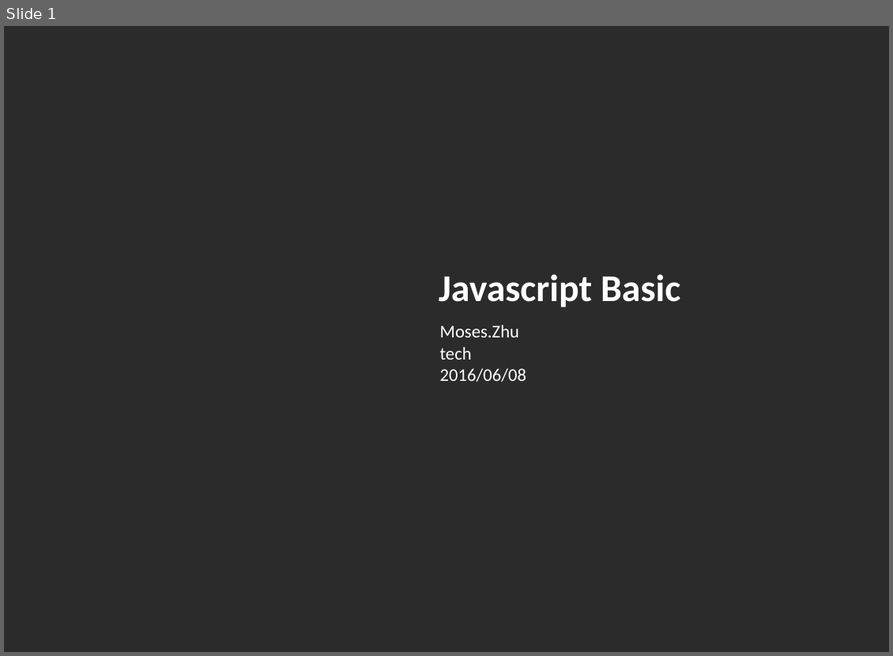
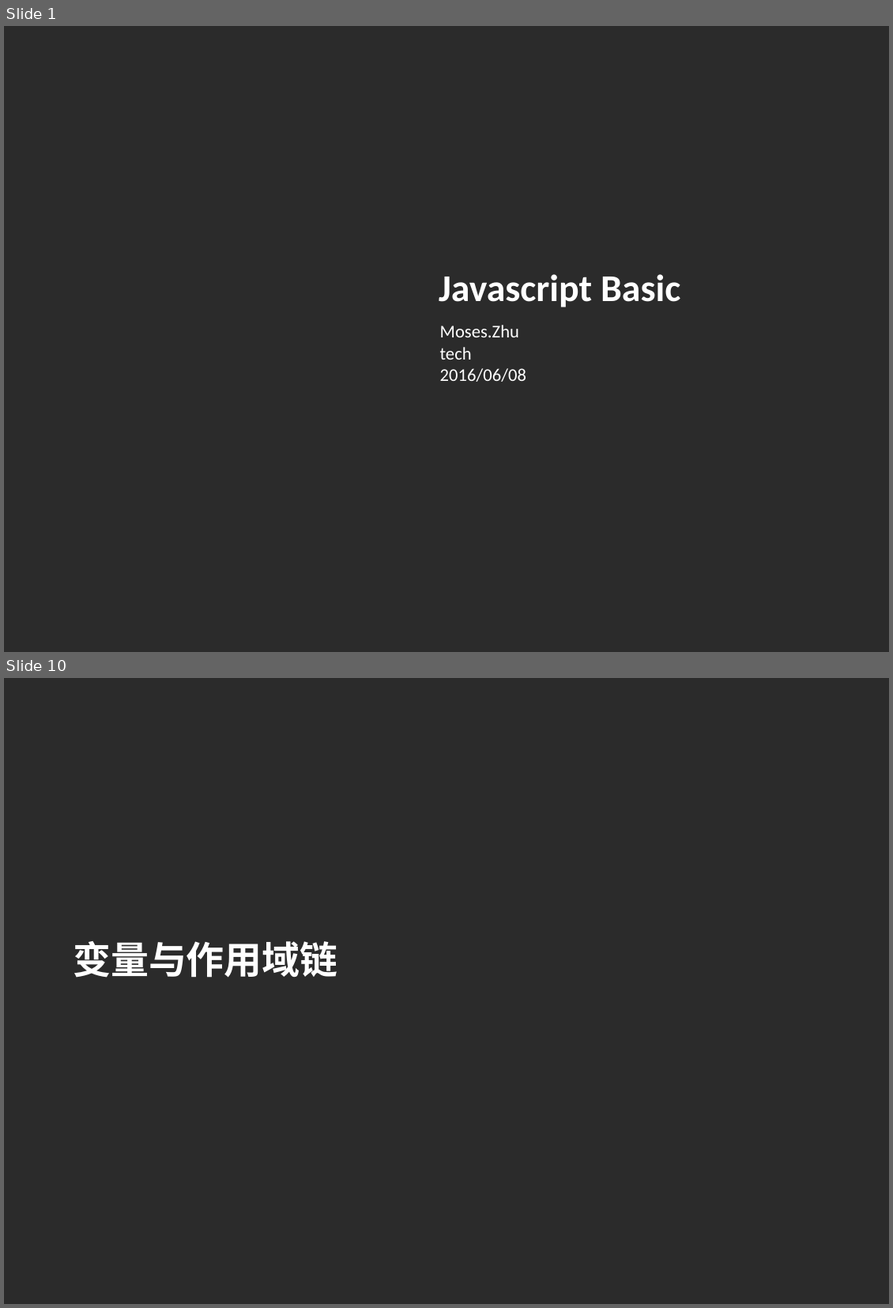
Before and after one commit to Moses824/Train-Javascript-Basic, a slide deck: Train_Javascript_Basic.ppt. Shown one above the other, each under a label of ours: slide 1 before the commit, slides 1 and 10 after it; the slides between them are not shown. The pictures are 893x656 and 893x1308 pixels, drawn with LibreOffice and Linux fonts; fonts in the diff are those of the drawing; background and template pictures are left out; a plain dark background stands for a picture behind light text. Boxes give left, top, right and bottom in pixels: in the first picture for what was removed or moved away, otherwise in the second. Text is boxed around its words. In the diff, an @@ line names an element or a change of style, - is before the commit and + after.

```diff
--- a/Train_Javascript_Basic.ppt
+++ b/Train_Javascript_Basic.ppt
@@ slide 10 added at (4,678,889,1304), background picture (left out) @@
@@ title added at (73,941,337,977), 36 pt, text #FFFFFF, bold @@
+变量与作用域链
```
Also in this commit, not shown: 17 other slides added, 2 slides removed.
